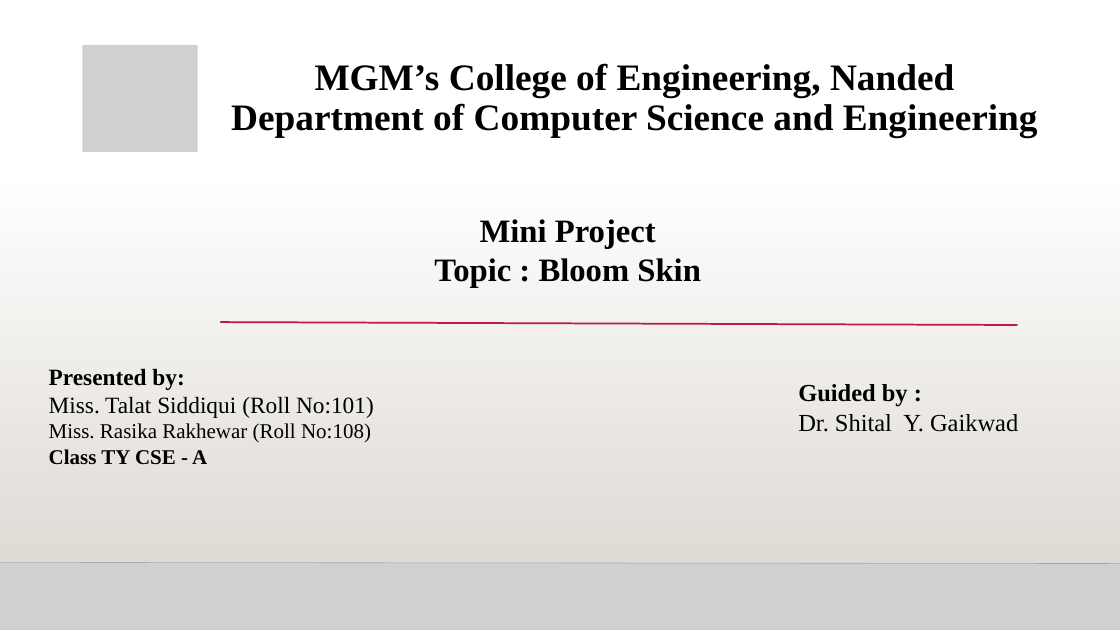
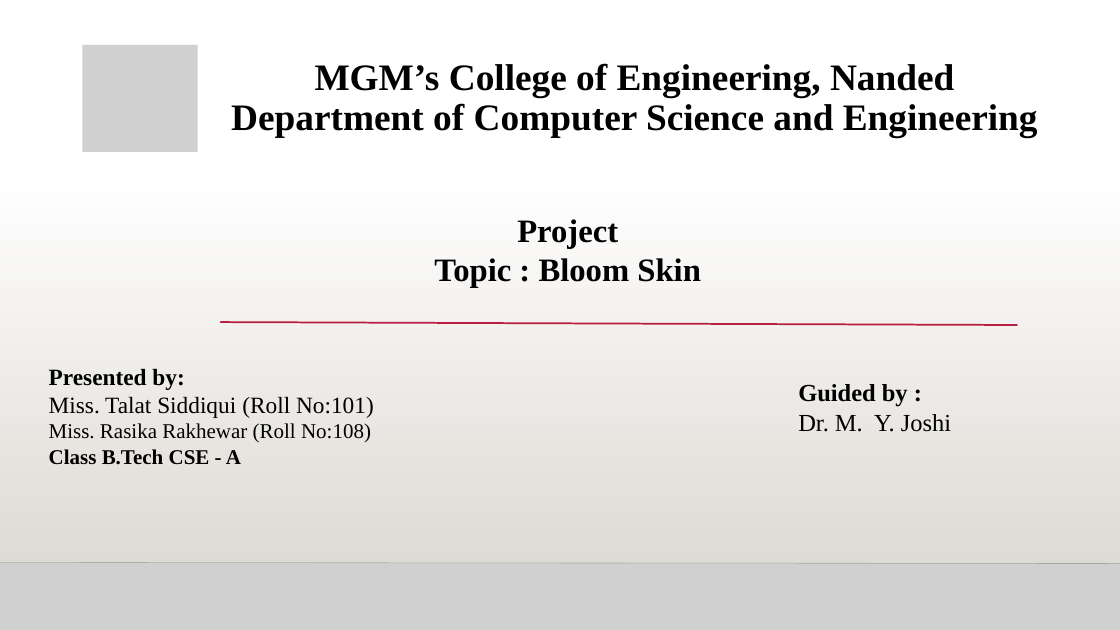
Before and after one commit to rasikarakhewar3010/Bloom-Skin, a slide deck: slide 1 of Content (2).pptx. Drawn at 1120x630 pixels with LibreOffice and Linux fonts; fonts in the diff are those of the drawing; grey boxes stand for pictures; background and template pictures are left out. Boxes give left, top, right and bottom in pixels: in the first picture for what was removed or moved away, otherwise in the second. Text is boxed around its words. In the diff, an @@ line names an element or a change of style, - is before the commit and + after.

```diff
--- a/Content (2).pptx
+++ b/Content (2).pptx
@@ text at [517, 219, 618, 248]: text changed @@
-Mini Project
+Project
@@ text at [798, 414, 951, 432]: text changed @@
-Dr. Shital Y. Gaikwad
+Dr. M. Y. Joshi
@@ text at [49, 449, 241, 465]: text changed @@
-Class TY CSE - A
+Class B.Tech CSE - A
```
Also in this commit, not shown: 2 other slides changed, 1 slide added, 2 slides removed, 3 other files.
